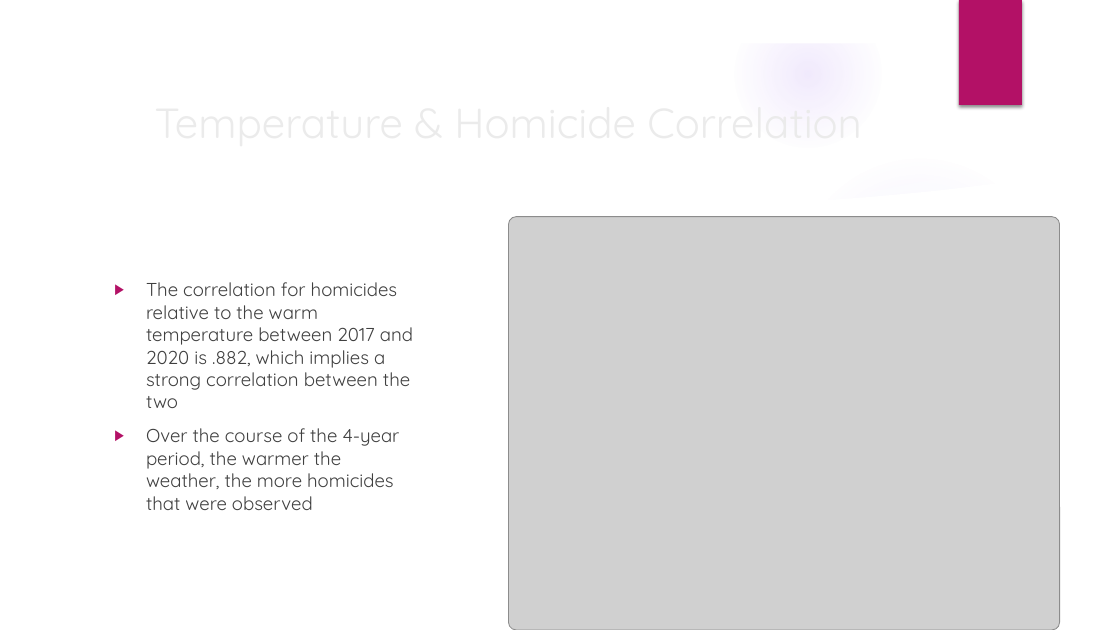
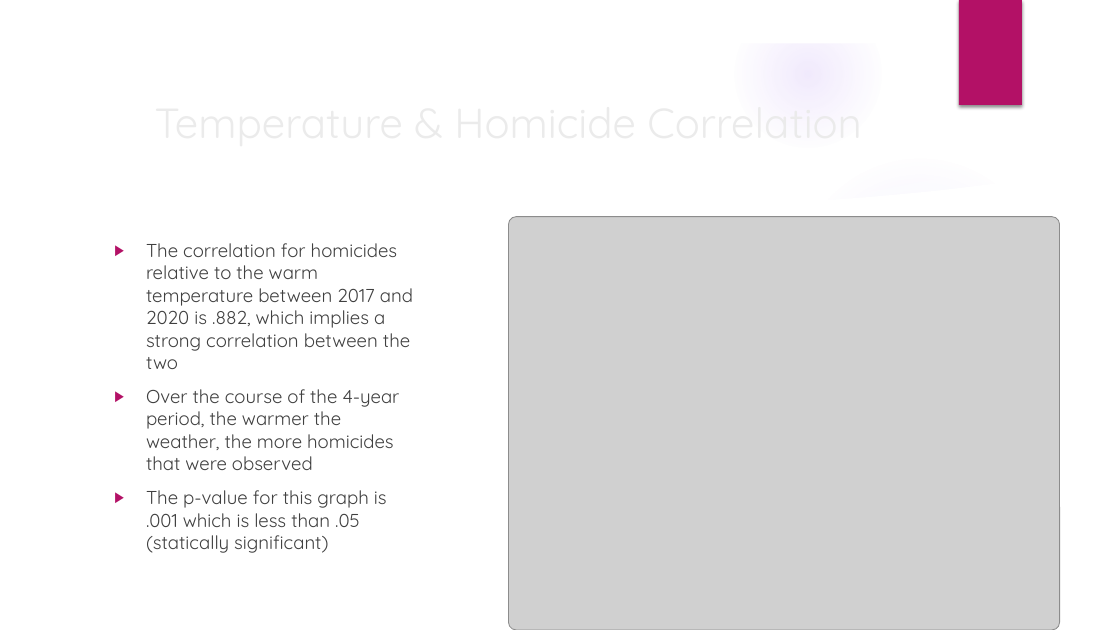
Before and after one commit to jwiley04/Chicago-Crimes, a slide deck: slide 14 of Project 1 - Chicago Crimes Analysis Summary.pptx (slide 8 before the commit). Drawn at 1120x630 pixels with LibreOffice and Linux fonts; fonts in the diff are those of the drawing; grey boxes stand for pictures; background and template pictures are left out. Boxes give left, top, right and bottom in pixels: in the first picture for what was removed or moved away, otherwise in the second. Text is boxed around its words. In the diff, an @@ line names an element or a change of style, - is before the commit and + after.

```diff
--- a/Project 1 - Chicago Crimes Analysis Summary.pptx
+++ b/Project 1 - Chicago Crimes Analysis Summary.pptx
@@ text at bbox=[146, 490, 387, 553]: paragraph added @@
+▶ The p-value for this graph is .001 which is less than .05 (statically significant)
```
Also in this commit, not shown: 2 other slides changed, 7 slides added.
